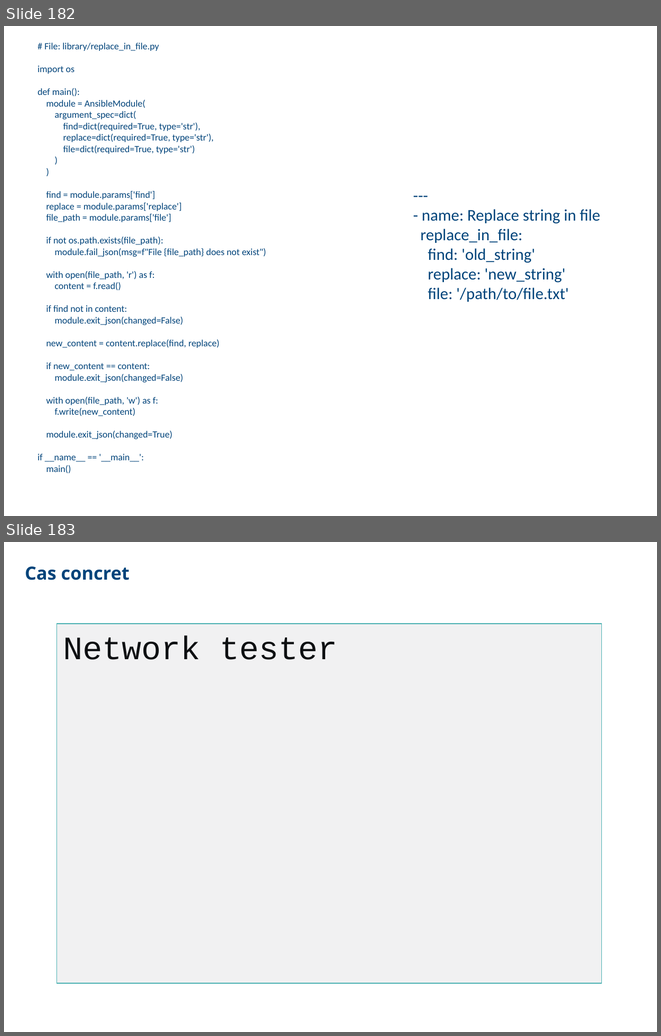
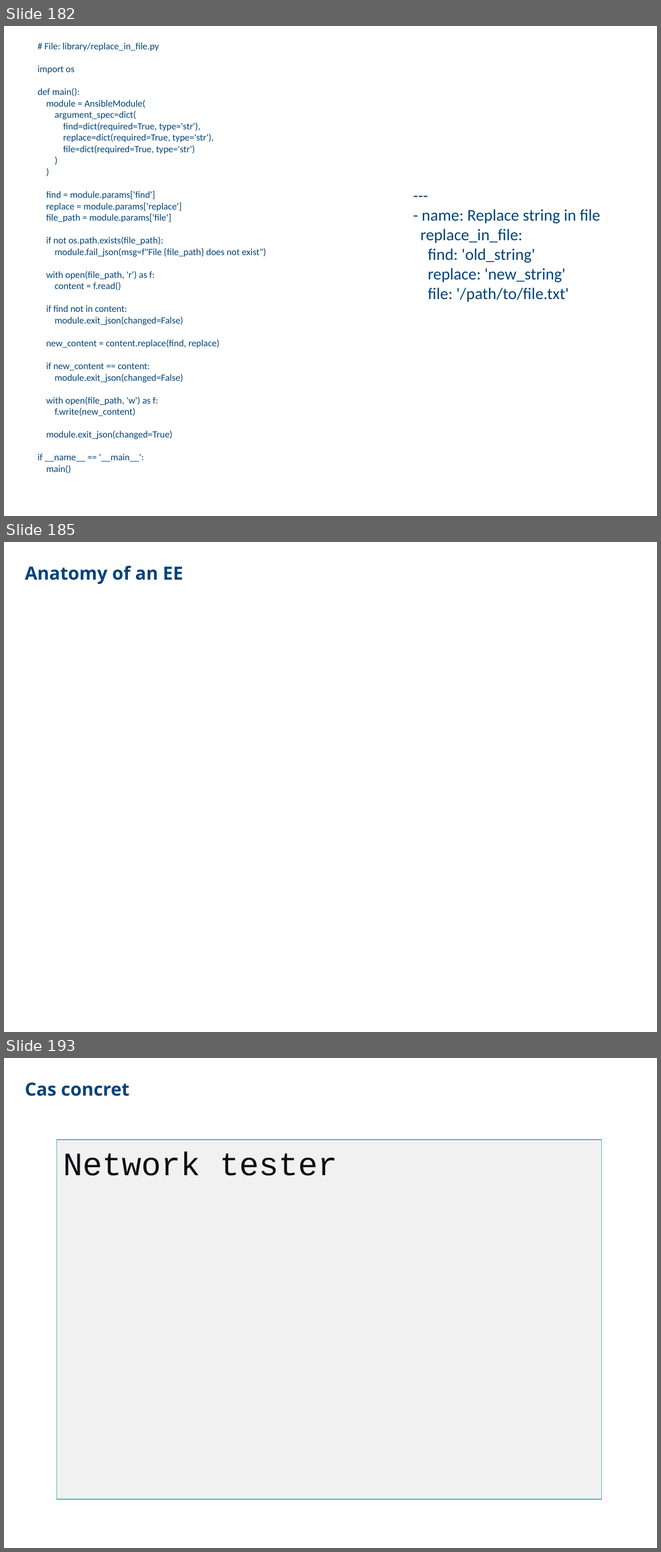
Before and after one commit to CCoupel/ansible-training, a slide deck: Ansible Training.pptx. Shown one above the other, each under a label of ours: slides 182 and 183 before the commit, slides 182, 185 and 193 after it; the slides between them are not shown. The pictures are 661x1036 and 661x1552 pixels, drawn with LibreOffice and Linux fonts; fonts in the diff are those of the drawing. Boxes give left, top, right and bottom in pixels: in the first picture for what was removed or moved away, otherwise in the second. Text is boxed around its words. In the diff, an @@ line names an element or a change of style, - is before the commit and + after.

```diff
--- a/Ansible Training.pptx
+++ b/Ansible Training.pptx
@@ slide 185 added at [4,542,657,1032], background #FFFFFF @@
@@ free added at [25,562,411,587], 20 pt, text #00437A, bold @@
+Anatomy of an EE
@@ what was slide 183 is now slide 193 @@
```
Also in this commit, not shown: 9 other slides added, 9 other files.
